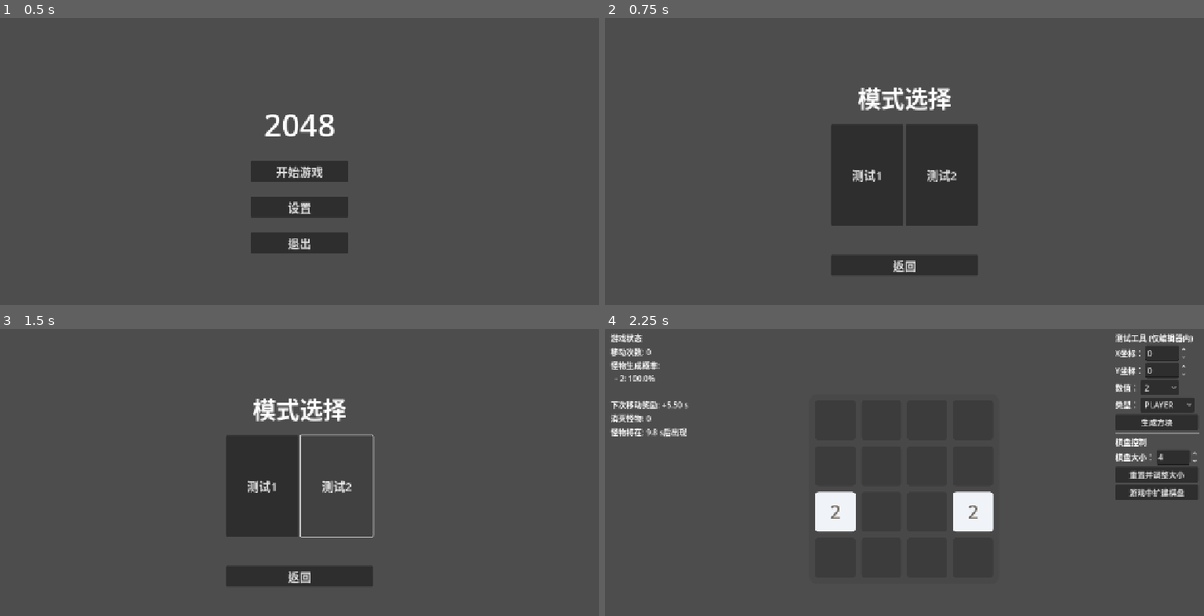
Above: before the commit, frames 1-4 (two rows, left to right).
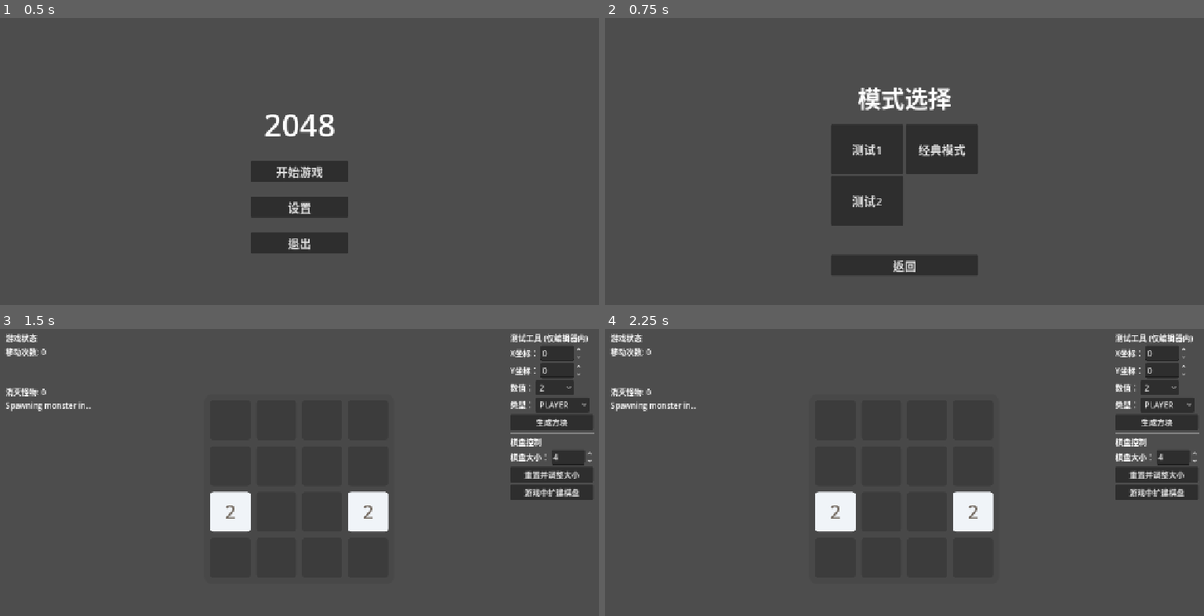
Above: after the commit, the same moments.

Repository: C76GN/2048-all-in-one
Game: Godot game, scene res://scenes/main_menu.tscn
Two runs of this game, one before a commit and one after it. Both use one fixed random seed, a clock stepped at 60 frames per second and the inputs below.
Inputs (mouse positions are in pixels of both pictures, inside the frame that each line leads up to):
- Up to frame 1 (0.5 s): no input
- Up to frame 2 (0.75 s): click "开始游戏" at 0.5 s
- Up to frame 3 (1.5 s): click (335, 461) at 1.25 s, where only the run after the commit has a clickable "经典模式"
- Up to frame 4 (2.25 s): click (868, 486) at 2 s, where only the run before the commit has a clickable "测试1"

Frame 1 is identical in both runs. In frame 2, 2.9% of the frame differs, in the area x 37-63%, y 43-73%; in frame 3, 10%, in the area x 1-100%, y 1-90%; in frame 4, 1.1%.

Commit message:
Add classic 2048 game mode and selection
Introduces the classic 2048 mode with its own config, interaction, and spawn rules. Updates the mode selection UI and script to allow users to select and start the classic mode. Classic mode features standard merging and spawning behavior.

Diff:
--- a/scenes/mode_selection.tscn
+++ b/scenes/mode_selection.tscn
@@ -46,6 +46,14 @@
 theme_override_font_sizes/font_size = 24
 text = "测试1"
 
+[node name="ClassicModeButton" type="Button" parent="VBoxContainer/GridContainer"]
+unique_name_in_owner = true
+layout_mode = 2
+size_flags_horizontal = 3
+size_flags_vertical = 3
+theme_override_font_sizes/font_size = 24
+text = "经典模式"
+
 [node name="TestMode2Button" type="Button" parent="VBoxContainer/GridContainer"]
 unique_name_in_owner = true
 layout_mode = 2
--- /dev/null
+++ b/scenes/modes/classic_mode_config.tres
@@ -0,0 +1,22 @@
+[gd_resource type="Resource" script_class="GameModeConfig" load_steps=7 format=3 uid="uid://dso7a1vuipkqt"]
+
+[ext_resource type="Script" uid="uid://cd58tqmib7wsk" path="res://scripts/modes/standard_game_over_rule.gd" id="1_orxgk"]
+[ext_resource type="Script" uid="uid://cmxpkj6kgwm5k" path="res://global/game_mode_config.gd" id="1_qecbo"]
+[ext_resource type="Script" uid="uid://bdsn1pa4fjc01" path="res://scripts/modes/classic_interaction_rule.gd" id="2_ckg85"]
+[ext_resource type="Script" uid="uid://b3e60oet02aex" path="res://scripts/modes/classic_spawn_rule.gd" id="4_myupn"]
+
+[sub_resource type="Resource" id="Resource_wp4bw"]
+script = ExtResource("1_orxgk")
+metadata/_custom_type_script = "uid://cd58tqmib7wsk"
+
+[sub_resource type="Resource" id="Resource_jk0ep"]
+script = ExtResource("2_ckg85")
+metadata/_custom_type_script = "uid://bdsn1pa4fjc01"
+
+[resource]
+script = ExtResource("1_qecbo")
+mode_name = "经典模式"
+interaction_rule = SubResource("Resource_jk0ep")
+spawn_rule_scripts = Array[Script]([ExtResource("4_myupn")])
+game_over_rule = SubResource("Resource_wp4bw")
+metadata/_custom_type_script = "uid://cmxpkj6kgwm5k"
--- /dev/null
+++ b/scripts/modes/classic_interaction_rule.gd
@@ -0,0 +1,36 @@
+# scripts/modes/classic_interaction_rule.gd
+
+## ClassicInteractionRule: 经典的2048方块交互规则。
+##
+## 规则定义：
+## 1. 只有类型为 PLAYER 的方块可以交互。
+## 2. 只有当两个 PLAYER 方块的数值相同时，它们才能合并。
+## 3. 合并后，一个方块的数值翻倍，另一个方块被销毁。
+class_name ClassicInteractionRule
+extends InteractionRule
+
+## 处理两个方块之间的合并交互。
+func process_interaction(tile_a: Tile, tile_b: Tile) -> Dictionary:
+	# 经典模式下，只处理玩家方块之间的交互。
+	if tile_a.type == Tile.TileType.PLAYER and tile_b.type == Tile.TileType.PLAYER:
+		# 只有当数值相同时才合并。
+		if tile_a.value == tile_b.value:
+			# 将 tile_b 的数值翻倍，并销毁 tile_a。
+			tile_b.setup(tile_a.value * 2, tile_a.type)
+			tile_a.queue_free()
+			# 返回结果，表明 tile_b 是合并后的方块，tile_a 是被消耗的方块。
+			return {"merged_tile": tile_b, "consumed_tile": tile_a}
+
+	# 如果不满足上述条件，则不发生任何交互。
+	return {}
+
+## 判断两个方块是否具备可交互性（用于游戏结束的判断）。
+func can_interact(tile_a: Tile, tile_b: Tile) -> bool:
+	if tile_a == null or tile_b == null:
+		return false
+
+	# 同样，只有同为玩家方块且数值相等时，才认为它们可以交互。
+	if tile_a.type == Tile.TileType.PLAYER and tile_b.type == Tile.TileType.PLAYER and tile_a.value == tile_b.value:
+		return true
+
+	return false
--- a/scripts/modes/classic_spawn_rule.gd
+++ b/scripts/modes/classic_spawn_rule.gd
@@ -1,19 +1,34 @@
 # scripts/modes/classic_spawn_rule.gd
 
-## ClassicSpawnRule: 实现了经典的2048生成规则。
+## ClassicSpawnRule: 实现了完整的经典2048生成规则。
 ##
-## 每当一次有效的移动发生后，它会请求在棋盘上生成一个值为2的玩家方块。
-## 这是一个非常简单、无状态的规则。
+## 规则包括：
+## 1. 在游戏开始时，负责在棋盘上生成两个初始方块。
+## 2. 在每次有效移动后，请求在随机空位生成一个新的玩家方块（90%为2，10%为4）。
 class_name ClassicSpawnRule
 extends SpawnRule
 
-## 当 GamePlay 场景捕获到 GameBoard 的 move_made 信号时调用此函数。
-##
-## 它的唯一职责是构建一个标准的生成请求数据包，然后发出 `spawn_tile_requested` 信号。
+var game_board: Control # 对GameBoard节点的引用
+
+## 初始化此规则，并负责棋盘的初始状态。
+## GamePlay 会在 _ready 阶段调用此函数。
+func setup(board: Control) -> void:
+	self.game_board = board
+	# 游戏开始时，生成两个初始方块。
+	_request_spawn()
+	_request_spawn()
+
+## 当玩家执行一次有效移动时被调用。
 func on_move_made() -> void:
-	# 定义要生成的方块信息：一个值为2的普通玩家方块。
+	_request_spawn()
+
+## [内部函数] 请求生成一个新的方块。
+func _request_spawn() -> void:
+	# 经典规则：90%概率生成2，10%概率生成4。
+	var value = 2 if randf() < 0.9 else 4
+
 	var spawn_data = {
-		"value": 2,
+		"value": value,
 		"type": Tile.TileType.PLAYER,
 		"is_priority": false # 普通方块生成不是优先的，若棋盘已满则无法生成。
 	}
--- a/scripts/ui/mode_selection.gd
+++ b/scripts/ui/mode_selection.gd
@@ -11,6 +11,7 @@
 ## 对场景中各个按钮节点的引用（使用唯一名称%）。
 @onready var test_mode_1_button: Button = %TestMode1Button
 @onready var test_mode_2_button: Button = %TestMode2Button
+@onready var classic_mode_button: Button = %ClassicModeButton
 @onready var back_button: Button = %BackButton
 
 
@@ -20,6 +21,7 @@
 	# 以响应用户的点击操作。
 	test_mode_1_button.pressed.connect(_on_test_mode_1_button_pressed)
 	test_mode_2_button.pressed.connect(_on_test_mode_2_button_pressed)
+	classic_mode_button.pressed.connect(_on_classic_mode_button_pressed)
 	back_button.pressed.connect(_on_back_button_pressed)
 
 # --- 信号处理函数 ---
@@ -37,6 +39,13 @@
 	print("测试模式2按钮被按下 (功能待开发)")
 	# TODO: 未来在此处实现其他2048变种模式的切换逻辑。
 
+## 响应“经典模式”按钮的点击事件。
+func _on_classic_mode_button_pressed() -> void:
+	# 设置要加载的模式配置文件路径
+	GlobalGameManager.selected_mode_config_path = "res://scenes/modes/classic_mode_config.tres"
+	# 委托全局管理器切换到通用的游戏场景。
+	GlobalGameManager.goto_scene("res://scenes/modes/game_play.tscn")
+
 ## 响应“返回”按钮的点击事件。
 func _on_back_button_pressed() -> void:
 	# 委托全局管理器返回主菜单场景。
Not shown: 1 places in scenes/mode_selection.tscn that only renumber resources
Not shown, added: scripts/modes/classic_interaction_rule.gd.uid
